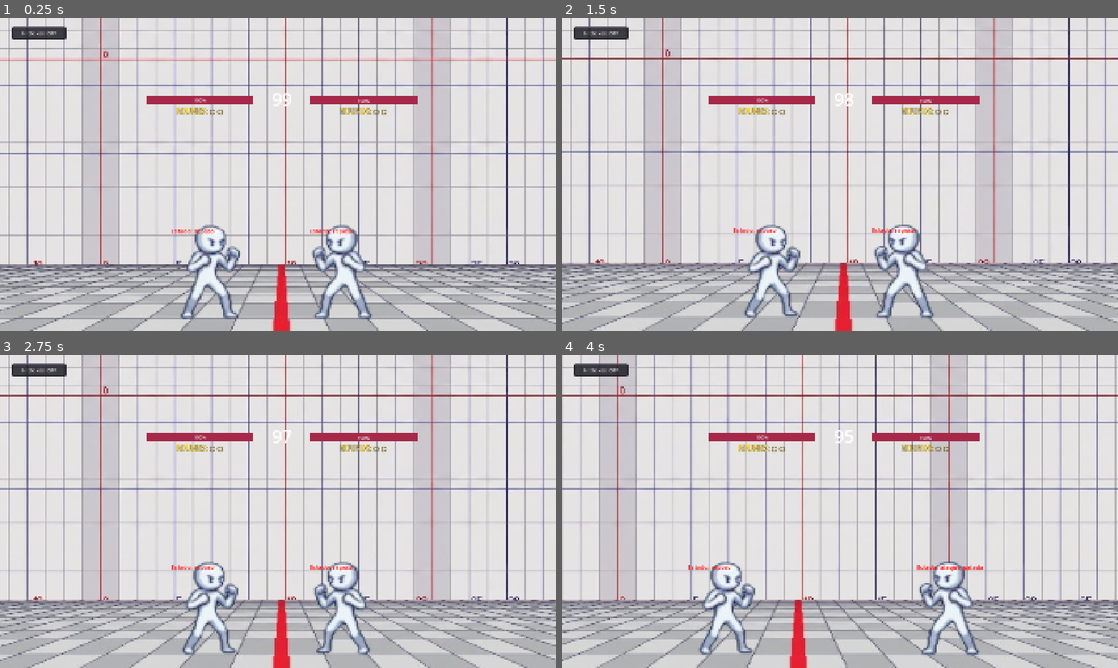
Above: before the commit, frames 1-4 (two rows, left to right).
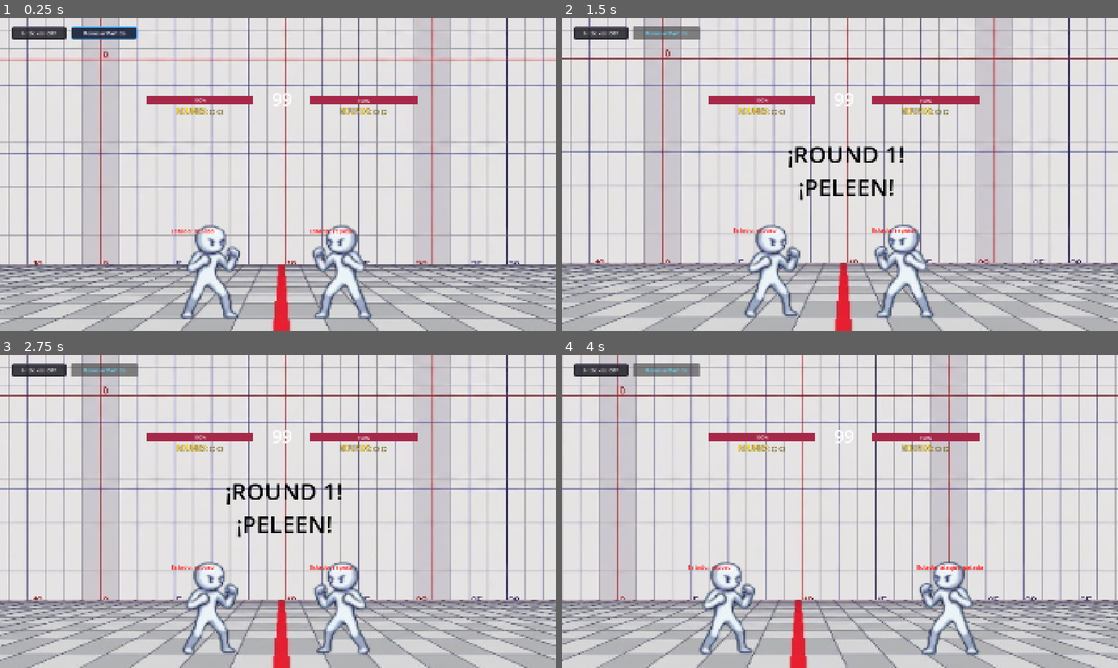
Above: after the commit, the same moments.

Repository: Sergio-Rojas27/GNDU
Game: Godot game, scene res://escenas/escenario.tscn
Same seed, same stepped clock (60 frames per second), same inputs: the game is played once before the commit and once after it.
Inputs (mouse positions are in pixels of both pictures, inside the frame that each line leads up to):
- Up to frame 1 (0.25 s): no input
- Up to frame 2 (1.5 s): click (667, 33) at 0.5 s, where only the run after the commit has a clickable "Reiniciar Partida"; click (667, 33) at 1.25 s, where only the run after the commit has a clickable "Reiniciar Partida"
- Up to frame 3 (2.75 s): click (105, 370) at 2 s, where only the run after the commit has a clickable "Reiniciar Partida"
- Up to frame 4 (4 s): tap Enter (ui_accept) at 2.75, 3.02, 3.77 s; hold Right (ui_right) from 2.78 s (still down)

The runs differ from the first frame. In frame 1, 0.5% of the frame differs, in the area x 12-25%, y 2-7%; in frame 2, 1.5%; in frame 3, 1.5%, in the area x 12-62%, y 2-59%; in frame 4, 0.5%.

Commit message:
MAS COMBOS

Diff:
--- a/nucleo3_combate/contracts/on_combat_event.example.json
+++ b/nucleo3_combate/contracts/on_combat_event.example.json
@@ -6,8 +6,8 @@
     "type": "HIT",
     "attacker": 1,
     "defender": 2,
-    "damage": 15,
-    "current_hp": 85,
+    "damage": 2.5,
+    "current_hp": 97.5,
     "combo_count": 2,
     "is_ko": false,
     "sound_id": "sfx_heavy_hit"
--- a/nucleo3_combate/contracts/on_combat_event.schema.json
+++ b/nucleo3_combate/contracts/on_combat_event.schema.json
@@ -45,11 +45,11 @@
           "enum": [1, 2, null]
         },
         "damage": {
-          "type": "integer",
+          "type": "number",
           "minimum": 0
         },
         "current_hp": {
-          "type": ["integer", "null"],
+          "type": ["number", "null"],
           "minimum": 0
         },
         "combo_count": {
--- a/nucleo3_combate/escenas/escenario.tscn
+++ b/nucleo3_combate/escenas/escenario.tscn
@@ -142,18 +142,17 @@
 horizontal_alignment = 1
 
 [node name="Boton_Reiniciar" type="Button" parent="CanvasLayer/Control" unique_id=987654321]
-visible = false
-layout_mode = 0
-offset_left = 770.0
-offset_top = 615.0
-offset_right = 1150.0
-offset_bottom = 680.0
+layout_mode = 0
+offset_left = 245.0
+offset_top = 30.0
+offset_right = 475.0
+offset_bottom = 75.0
 focus_mode = 0
 theme_override_colors/font_color = Color(1, 1, 1, 1)
 theme_override_colors/font_hover_color = Color(0.4, 0.85, 1, 1)
-theme_override_font_sizes/font_size = 22
+theme_override_font_sizes/font_size = 18
 theme_override_styles/normal = SubResource("StyleBoxFlat_btn_reiniciar")
-text = "REINICIAR COMBATE"
+text = "Reiniciar Partida"
 
 [node name="Fondo" type="Sprite2D" parent="." unique_id=767365593]
 position = Vector2(954.2501, 514.38245)
--- a/nucleo3_combate/script/escenario.gd
+++ b/nucleo3_combate/script/escenario.gd
@@ -40,6 +40,7 @@
 var pos_inicial_j1: Vector2 = Vector2.ZERO
 var pos_inicial_j2: Vector2 = Vector2.ZERO
 var mostrar_hitboxes: bool = false
+var _reinicio_seq: int = 0
 
 func _ready() -> void:
 	tiempo_restante = 99
@@ -51,10 +52,12 @@
 
 	if jugador1:
 		pos_inicial_j1 = jugador1.global_position
+		barra_vida_j1.step = 0.1
 		barra_vida_j1.max_value = jugador1.max_hp
 		barra_vida_j1.value = jugador1.current_hp
 	if jugador2:
 		pos_inicial_j2 = jugador2.global_position
+		barra_vida_j2.step = 0.1
 		barra_vida_j2.max_value = jugador2.max_hp
 		barra_vida_j2.value = jugador2.current_hp
 
@@ -70,7 +73,7 @@
 		_actualizar_texto_boton_hitboxes()
 
 	if boton_reiniciar:
-		boton_reiniciar.visible = false
+		boton_reiniciar.visible = true
 		boton_reiniciar.pressed.connect(_on_boton_reiniciar_pressed)
 
 	_actualizar_labels_rounds()
@@ -139,16 +142,25 @@
 			else:
 				texto_victoria.text = "¡ROUND " + str(round_actual) + "!\n¡EMPATE EN EL ROUND!"
 
+		var seq_actual := _reinicio_seq
 		await get_tree().create_timer(2.5).timeout
-		if not combate_finalizado:
+		if seq_actual == _reinicio_seq and not combate_finalizado:
 			_iniciar_siguiente_round()
 
+func _limpiar_proyectiles_activos() -> void:
+	for hijo in get_children():
+		if hijo is Area2D and hijo != jugador1 and hijo != jugador2:
+			hijo.queue_free()
+
 func _iniciar_siguiente_round() -> void:
+	var seq_actual := _reinicio_seq
 	round_actual += 1
 	tiempo_restante = duracion_round
 	if texto_tiempo:
 		texto_tiempo.text = str(tiempo_restante)
 
+	_limpiar_proyectiles_activos()
+
 	if jugador1 and jugador1.has_method("reiniciar_para_round"):
 		jugador1.reiniciar_para_round(pos_inicial_j1)
 	if jugador2 and jugador2.has_method("reiniciar_para_round"):
@@ -163,6 +175,8 @@
 		texto_victoria.text = "¡ROUND " + str(round_actual) + "!\n¡PELEEN!"
 
 	await get_tree().create_timer(1.2).timeout
+	if seq_actual != _reinicio_seq or combate_finalizado:
+		return
 
 	if texto_victoria:
 		texto_victoria.text = ""
@@ -184,6 +198,8 @@
 	reiniciar_combate_completo()
 
 func reiniciar_combate_completo() -> void:
+	_reinicio_seq += 1
+	var seq_actual := _reinicio_seq
 	combate_finalizado = false
 	round_terminado = false
 	round_actual = 1
@@ -191,13 +207,17 @@
 	rounds_j2 = 0
 	tiempo_restante = duracion_round
 
+	if reloj_combate:
+		reloj_combate.stop()
+
 	if boton_reiniciar:
-		boton_reiniciar.visible = false
+		boton_reiniciar.visible = true
 
 	if texto_tiempo:
 		texto_tiempo.text = str(tiempo_restante)
 
 	_actualizar_labels_rounds()
+	_limpiar_proyectiles_activos()
 
 	if jugador1 and jugador1.has_method("reiniciar_para_round"):
 		jugador1.reiniciar_para_round(pos_inicial_j1)
@@ -213,7 +233,7 @@
 		texto_victoria.text = "¡ROUND 1!\n¡PELEEN!"
 
 	await get_tree().create_timer(1.2).timeout
-	if combate_finalizado:
+	if seq_actual != _reinicio_seq or combate_finalizado:
 		return
 
 	if texto_victoria:
@@ -267,7 +287,7 @@
 	tipo_evento: String,
 	atacante: Variant,
 	defensor: Variant,
-	dano: int,
+	dano: Variant,
 	combo: int = 0,
 	current_hp_val: Variant = null,
 	is_ko_val: bool = false,
--- a/nucleo3_combate/script/jugador.gd
+++ b/nucleo3_combate/script/jugador.gd
@@ -6,6 +6,29 @@
 const JUMP_VELOCITY = -750.0
 
 const ESCENA_PROYECTIL_HADOKEN := preload("res://escenas/proyectil_hadoken.tscn")
+
+# Límites y tabla de daño por ataque (rango permitido: 1.5 a 5.0)
+const DANIO_MINIMO := 1.5
+const DANIO_MAXIMO := 5.0
+const DANIO_LANZAMIENTO := 3.0
+
+const DANIOS_ATAQUE: Dictionary = {
+	"ataque_punio_abajo": 1.5,
+	"ataque_golpe": 2.0,
+	"ataque_patada_abajo": 2.0,
+	"ataque_aire_punio": 2.0,
+	"ataque_combo_punio_2": 2.5,
+	"ataque_patada": 2.5,
+	"ataque_punio_arriba": 2.5,
+	"ataque_aire_patada": 2.5,
+	"ataque_patada_arriba": 3.0,
+	"ataque_combo_patada_2": 3.0,
+	"ataque_combo_punio_3": 3.5,
+	"ataque_combo_patada_3": 4.0,
+	"ataque_tatsumaki": 4.0,
+	"ataque_hadoken": 4.0,
+	"ataque_especial": 5.0,
+}
 
 # Empuje base (x, y) de cada ataque. La X se invierte según la mirada.
 const EMPUJES_ATAQUE: Dictionary = {
@@ -63,8 +86,8 @@
 
 @export_group("Datos del Jugador")
 @export var player_id: int = 1
-@export var max_hp: int = 100
-@export var fuerza_golpe: int = 15
+@export var max_hp: float = 100.0
+@export_range(1.5, 5.0, 0.5) var fuerza_golpe: float = 2.0
 @export var rival: CharacterBody2D
 
 @export_group("Controles (Demo Local)")
@@ -95,7 +118,7 @@
 @onready var hitbox_baja_collision: CollisionShape2D = $"Hitbox-Baja/HitboxArea"
 
 var estado_actual: String = "reposo"
-var current_hp: int = 100
+var current_hp: float = 100.0
 
 var rival_agarrado: CharacterBody2D = null
 var tiempo_agarre: float = 0.0
@@ -121,6 +144,7 @@
 var _tiempo_combo: float = 0.0
 var _tiempo_stun: float = 0.0
 var _ataque_aereo_usado: bool = false
+var _castigo_shoryuken_pendiente: bool = false
 var _golpe_conectado_en_ataque: bool = false
 
 # Contador de combo (golpes seguidos mientras el rival sigue en stun)
@@ -422,15 +446,43 @@
 func _iniciar_ataque_especial(mirando_derecha: bool) -> void:
 	estado_actual = "ataque_especial"
 	_golpe_conectado_en_ataque = false
+	_ataque_aereo_usado = false
+	_castigo_shoryuken_pendiente = true
 	_reset_combo()
 	var direccion := 1.0 if mirando_derecha else -1.0
 	velocity = Vector2(IMPULSO_ESPECIAL_X * direccion, IMPULSO_ESPECIAL_Y)
 	actualizar_animacion("Shoryuken")
 	activar_hitbox("ALTO")
 
+func _intentar_ataque_aereo() -> bool:
+	if _ataque_aereo_usado:
+		return false
+	if input_nucleo2["punch"]:
+		_ataque_aereo_usado = true
+		_golpe_conectado_en_ataque = false
+		_reset_combo()
+		estado_actual = "ataque_aire_punio"
+		actualizar_animacion("Punio_Aire", true)
+		activar_hitbox("MEDIO")
+		return true
+	elif input_nucleo2["kick"]:
+		_ataque_aereo_usado = true
+		_golpe_conectado_en_ataque = false
+		_reset_combo()
+		estado_actual = "ataque_aire_patada"
+		actualizar_animacion("Patada_Aire", true)
+		activar_hitbox("BAJO")
+		return true
+	return false
+
 func _procesar_ataque_especial(delta: float) -> void:
 	if not is_on_floor():
 		velocity += get_gravity() * delta
+		if not _ataque_aereo_usado and _intentar_ataque_aereo():
+			move_and_slide()
+			_aplicar_limites_camara()
+			_resolver_pushbox()
+			return
 	velocity.x = move_toward(velocity.x, 0.0, 120.0 * delta)
 	if velocity.y >= 0.0:
 		desactivar_todas_hitboxes()
@@ -443,6 +495,7 @@
 		estado_actual = "agachado" if input_nucleo2["move_y"] == -1 else "reposo"
 		actualizar_animacion("Agachado" if input_nucleo2["move_y"] == -1 else "Reposo")
 		_cooldown_ataque = COOLDOWN_ESPECIAL
+		_castigo_shoryuken_pendiente = false
 
 # --- HADOKEN ---
 func _iniciar_ataque_hadoken(mirando_derecha: bool) -> void:
@@ -752,8 +805,13 @@
 	# 4. MÁQUINA DE ESTADOS PRINCIPAL
 	if is_on_floor():
 		if estado_actual.begins_with("salto_") or estado_actual.begins_with("ataque_aire_"):
+			if estado_actual.begins_with("ataque_aire_") and not _golpe_conectado_en_ataque:
+				imprimir_evento_combate("WHIFF", player_id, null, 0, 0, null, false, "sfx_whiff")
 			estado_actual = "reposo"
 			desactivar_todas_hitboxes()
+		if _castigo_shoryuken_pendiente:
+			_cooldown_ataque = COOLDOWN_ESPECIAL
+			_castigo_shoryuken_pendiente = false
 
 		if input_nucleo2["grab"]:
 			velocity.x = 0
@@ -852,21 +910,10 @@
 	else:
 		# LÓGICA EN EL AIRE (solo se permite un ataque por salto)
 		velocity += get_gravity() * delta
+		if _castigo_shoryuken_pendiente:
+			velocity.x = move_toward(velocity.x, 0.0, 120.0 * delta)
 		if not estado_actual.begins_with("ataque_aire_") and not _ataque_aereo_usado:
-			if input_nucleo2["punch"]:
-				_ataque_aereo_usado = true
-				_golpe_conectado_en_ataque = false
-				_reset_combo()
-				estado_actual = "ataque_aire_punio"
-				actualizar_animacion("Punio_Aire", true)
-				activar_hitbox("MEDIO")
-			elif input_nucleo2["kick"]:
-				_ataque_aereo_usado = true
-				_golpe_conectado_en_ataque = false
-				_reset_combo()
-				estado_actual = "ataque_aire_patada"
-				actualizar_animacion("Patada_Aire", true)
-				activar_hitbox("BAJO")
+			_intentar_ataque_aereo()
 
 	move_and_slide()
 	_resolver_pushbox()
@@ -972,7 +1019,9 @@
 			imprimir_evento_combate("WHIFF", player_id, null, 0, 0, null, false, "sfx_whiff")
 
 		# El tercer golpe del combo cierra la secuencia y aplica más recuperación
-		if estado_actual in ["ataque_combo_punio_3", "ataque_combo_patada_3"]:
+		if _castigo_shoryuken_pendiente:
+			_cooldown_ataque = COOLDOWN_ESPECIAL
+		elif estado_actual in ["ataque_combo_punio_3", "ataque_combo_patada_3"]:
 			_cooldown_ataque = COOLDOWN_ATAQUE_FINAL
 			_reset_combo()
 		else:
@@ -982,7 +1031,12 @@
 				_tiempo_combo = VENTANA_COMBO
 
 		if not is_on_floor():
-			if velocity.x == 0:
+			if _castigo_shoryuken_pendiente:
+				# Mantener el estado de caída vulnerable del Shoryuken hasta tocar el suelo
+				estado_actual = "ataque_especial"
+				_golpe_conectado_en_ataque = true
+				actualizar_animacion("Shoryuken")
+			elif velocity.x == 0:
 				estado_actual = "salto_estatico"
 				actualizar_animacion("Salto_Subida")
 			else:
@@ -995,6 +1049,9 @@
 					estado_actual = "salto_atras"
 					actualizar_animacion("Salto_Atras")
 		else:
+			if _castigo_shoryuken_pendiente:
+				_cooldown_ataque = COOLDOWN_ESPECIAL
+				_castigo_shoryuken_pendiente = false
 			estado_actual = "agachado" if input_nucleo2["move_y"] == -1 else "reposo"
 			actualizar_animacion("Agachado" if input_nucleo2["move_y"] == -1 else "Reposo")
 
@@ -1016,6 +1073,10 @@
 				if _golpe_conectado_en_ataque:
 					return
 
+func _danio_segun_ataque() -> float:
+	var danio_base: float = float(DANIOS_ATAQUE.get(estado_actual, fuerza_golpe))
+	return clampf(danio_base, DANIO_MINIMO, DANIO_MAXIMO)
+
 func _empuje_segun_ataque() -> Vector2:
 	var direccion := -1.0 if (sprite and sprite.flip_h) else 1.0
 	var empuje_base: Vector2 = EMPUJES_ATAQUE.get(estado_actual, Vector2(150.0, 0.0))
@@ -1030,6 +1091,7 @@
 		if rival_atacado and rival_atacado.has_method("recibir_ataque"):
 			_golpe_conectado_en_ataque = true
 			var es_agarre = (estado_actual == "intentar_agarre")
+			var danio_ataque := 0.0 if es_agarre else _danio_segun_ataque()
 			var empuje_ataque = Vector2.ZERO if es_agarre else _empuje_segun_ataque()
 			var altura_ataque = "MEDIO"
 
@@ -1048,16 +1110,17 @@
 				rival_agarrado = rival_atacado
 				tiempo_agarre = 0.0
 
-			rival_atacado.recibir_ataque(fuerza_golpe, empuje_ataque, player_id, altura_ataque, es_agarre)
+			rival_atacado.recibir_ataque(danio_ataque, empuje_ataque, player_id, altura_ataque, es_agarre)
 
 			if not es_agarre and rival_atacado.get("rival") != self and estado_objetivo_antes not in ["derrota", "en_suelo", "agarrado"]:
 				registrar_golpe_externo(rival_atacado, estaba_en_stun)
 
-func recibir_ataque(cantidad: int, empuje: Vector2, atacante_id: int, altura: String, es_agarre: bool) -> void:
+func recibir_ataque(cantidad: float, empuje: Vector2, atacante_id: int, altura: String, es_agarre: bool) -> void:
 	if estado_actual in ["derrota", "en_suelo", "agarrado"]:
 		return
 
 	var estaba_en_stun := (estado_actual == "dano")
+	_castigo_shoryuken_pendiente = false
 	reiniciar_contador_combo()
 	_reset_combo()
 
@@ -1085,13 +1148,14 @@
 			rival.registrar_golpe_externo(self, false)
 		imprimir_evento_combate("BLOCK", atacante_id, player_id, 0, 0)
 	else:
-		current_hp = max(0, current_hp - cantidad)
+		var danio_aplicado := clampf(float(cantidad), DANIO_MINIMO, DANIO_MAXIMO)
+		current_hp = maxf(0.0, current_hp - danio_aplicado)
 		estado_actual = "dano"
 		velocity = empuje
 		if rival and rival.has_method("registrar_golpe_externo"):
 			rival.registrar_golpe_externo(self, estaba_en_stun)
 		var combo_atacante: int = int(rival.combo_actual) if rival else (2 if estaba_en_stun else 1)
-		imprimir_evento_combate("HIT", atacante_id, player_id, cantidad, combo_atacante)
+		imprimir_evento_combate("HIT", atacante_id, player_id, danio_aplicado, combo_atacante)
 		actualizar_animacion("Stun", true)
 
 		if current_hp <= 0:
@@ -1107,10 +1171,12 @@
 	var estaba_en_stun := (estado_actual == "dano")
 	estado_actual = "lanzado"
 	_tiempo_stun = 0.0
+	_castigo_shoryuken_pendiente = false
 	reiniciar_contador_combo()
 	_reset_combo()
 	velocity = fuerza_vector
-	current_hp = max(0, current_hp - 10)
+	var danio_lanzamiento := clampf(DANIO_LANZAMIENTO, DANIO_MINIMO, DANIO_MAXIMO)
+	current_hp = maxf(0.0, current_hp - danio_lanzamiento)
 	rebotes_restantes = 1
 	_stun_seq += 1
 	_lanzamiento_seq += 1
@@ -1120,7 +1186,7 @@
 	desactivar_todas_hitboxes()
 
 	var combo_atacante: int = int(rival.combo_actual) if rival and estaba_en_stun else 1
-	imprimir_evento_combate("HIT", rival.player_id if rival else 0, player_id, 10, combo_atacante)
+	imprimir_evento_combate("HIT", rival.player_id if rival else 0, player_id, danio_lanzamiento, combo_atacante)
 	actualizar_animacion("Tumbar")
 
 	if current_hp <= 0:
@@ -1211,7 +1277,7 @@
 	tipo_evento: String,
 	atacante: Variant,
 	defensor: Variant,
-	dano: int,
+	dano: Variant,
 	combo: int = 0,
 	hp_override: Variant = null,
 	es_ko_override: Variant = null,
@@ -1300,6 +1366,7 @@
 	_tiempo_stun = 0.0
 	_proyectil_lanzado = false
 	_ataque_aereo_usado = false
+	_castigo_shoryuken_pendiente = false
 	_golpe_conectado_en_ataque = false
 	_reset_combo()
 	reiniciar_contador_combo()
--- a/nucleo3_combate/script/proyectil_hadoken.gd
+++ b/nucleo3_combate/script/proyectil_hadoken.gd
@@ -3,7 +3,7 @@
 @export var dueno_id: int = 1
 @export var direccion: float = 1.0
 @export var velocidad: float = 900.0
-@export var dano: int = 15
+@export_range(1.5, 5.0, 0.5) var dano: float = 4.0
 @export var empuje: Vector2 = Vector2(320.0, -140.0)
 @export var distancia_maxima: float = 960.0
 
